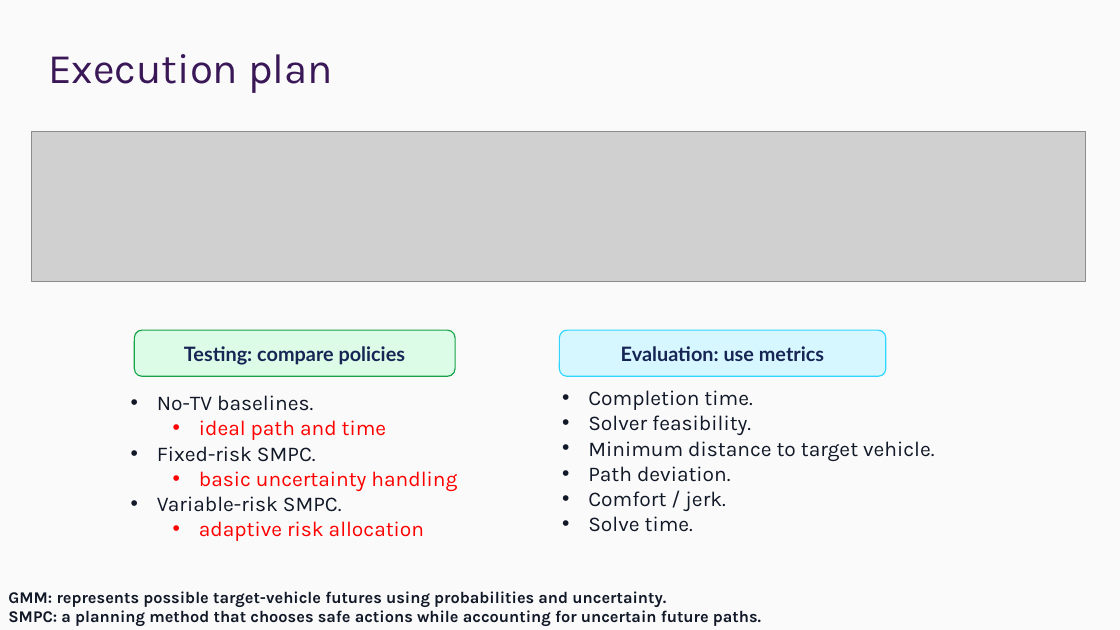
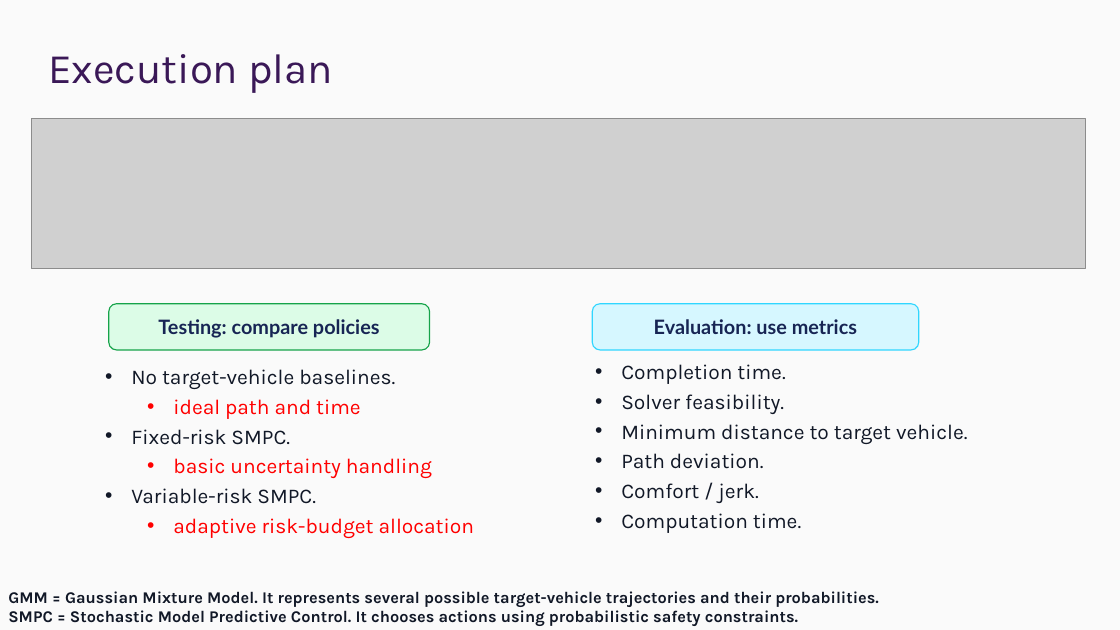
Before and after one commit to ChrisXiejq/Research-Project-IMLS, a slide deck: slide 8 of docs/presentation/25027138 - Presentation.pptx. Drawn at 1120x630 pixels with LibreOffice and Linux fonts; fonts in the diff are those of the drawing; grey boxes stand for pictures; background and template pictures are left out. Boxes give left, top, right and bottom in pixels: in the first picture for what was removed or moved away, otherwise in the second. Text is boxed around its words. In the diff, an @@ line names an element or a change of style, - is before the commit and + after.

```diff
--- a/docs/presentation/25027138 - Presentation.pptx
+++ b/docs/presentation/25027138 - Presentation.pptx
@@ picture: place and size @@
-picture at (31, 131, 1085, 281)
+picture at (31, 118, 1085, 269)
@@ rounded rectangle "Testing: compare policies": place and size @@
-rounded rectangle "Testing: compare policies" at (134, 330, 455, 376)
+rounded rectangle "Testing: compare policies" at (109, 304, 430, 350)
@@ rounded rectangle "Evaluation: use metrics": place and size @@
-rounded rectangle "Evaluation: use metrics" at (560, 330, 886, 376)
+rounded rectangle "Evaluation: use metrics" at (592, 304, 919, 350)
@@ text "Completion time.": place and size @@
-text "Completion time." at (588, 390, 934, 532)
+text "Completion time." at (621, 364, 967, 533)
@@ text "No target-vehicle baselines.": place and size @@
-text "No target-vehicle baselines." at (157, 395, 457, 537)
+text "No target-vehicle baselines." at (131, 369, 474, 538)
@@ text at (131, 369, 395, 389): text changed @@
-• No-TV baselines.
+• No target-vehicle baselines.
@@ text at (621, 364, 967, 503): more space between paragraphs @@
@@ text at (131, 399, 432, 504): more space between paragraphs @@
@@ text at (173, 518, 474, 538): text changed @@
-  • adaptive risk allocation
+  • adaptive risk-budget allocation
@@ text at (621, 513, 801, 533): text changed @@
-• Solve time.
+• Computation time.
@@ text at (8, 591, 879, 626): text changed @@
-  GMM: represents possible target-vehicle futures using probabilities and uncertainty.
-  SMPC: a planning method that chooses safe actions while accounting for uncertain future paths.
+  GMM = Gaussian Mixture Model. It represents several possible target-vehicle trajectories and their probabilities.
+  SMPC = Stochastic Model Predictive Control. It chooses actions using probabilistic safety constraints.
```
Also in this commit, not shown: 8 other slides changed, 1 slide added, 1 slide removed, 4 other files.
